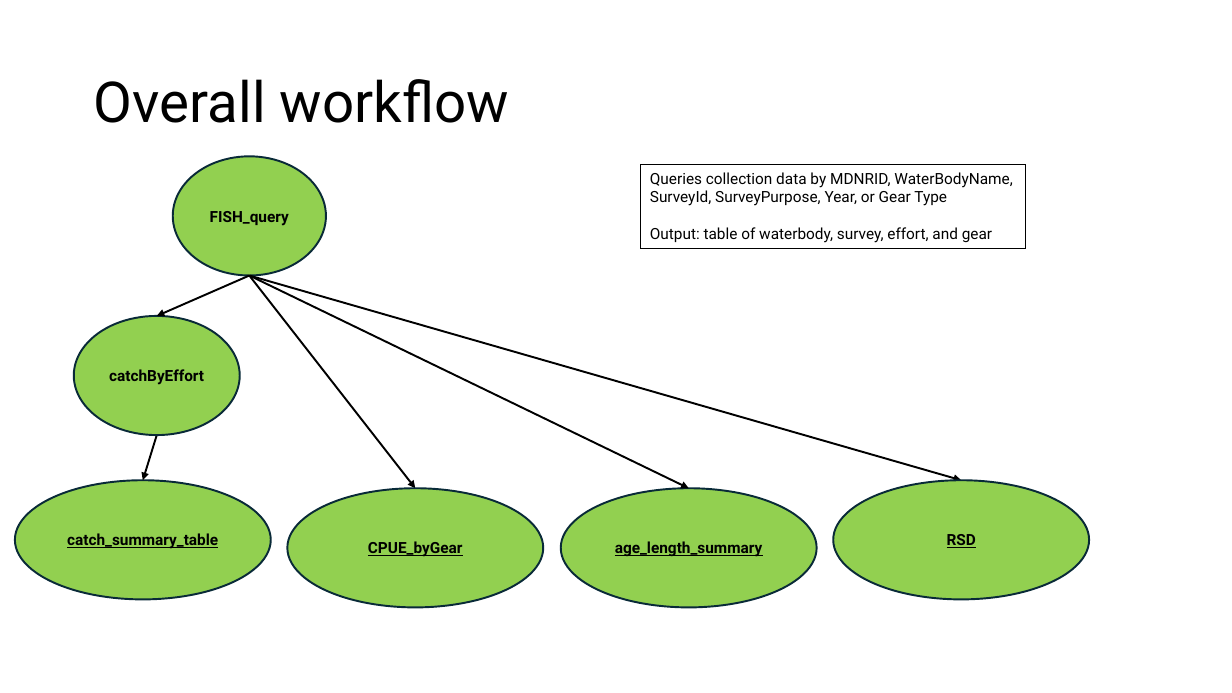
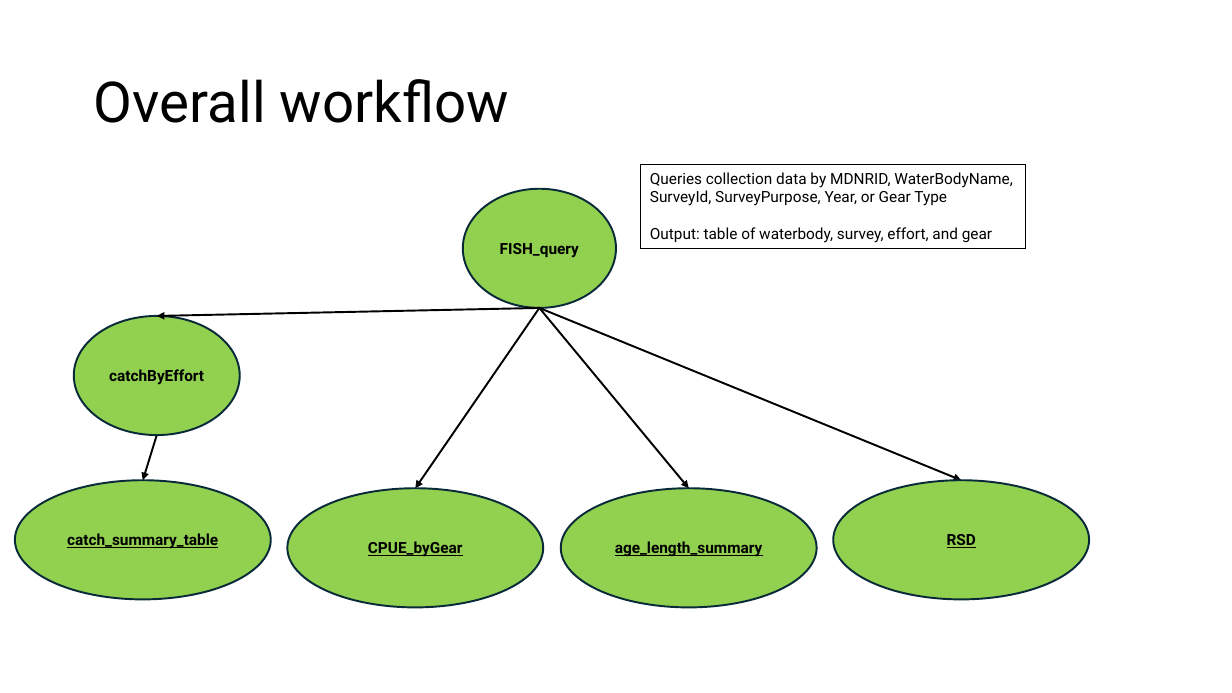
Before and after one commit to DNRFISH/MFA, a slide deck: slide 1 of dev/MFA_table_joins.pptx. Drawn at 1232x693 pixels with LibreOffice and Linux fonts; fonts in the diff are those of the drawing. Boxes give left, top, right and bottom in pixels: in the first picture for what was removed or moved away, otherwise in the second. Text is boxed around its words. In the diff, an @@ line names an element or a change of style, - is before the commit and + after.

Commit message:
updated after CPUE

```diff
--- a/dev/MFA_table_joins.pptx
+++ b/dev/MFA_table_joins.pptx
@@ ellipse "FISH_query": place and size @@
-ellipse "FISH_query" at (173,156,326,275)
+ellipse "FISH_query" at (463,189,616,308)
@@ arrow moved from (250, 275) - (157, 316) to (540, 308) - (157, 316) @@
@@ arrow moved from (250, 275) - (415, 488) to (540, 308) - (415, 488) @@
@@ arrow moved from (250, 275) - (961, 481) to (540, 308) - (961, 481) @@
@@ arrow moved from (250, 275) - (689, 488) to (540, 308) - (689, 488) @@
```
